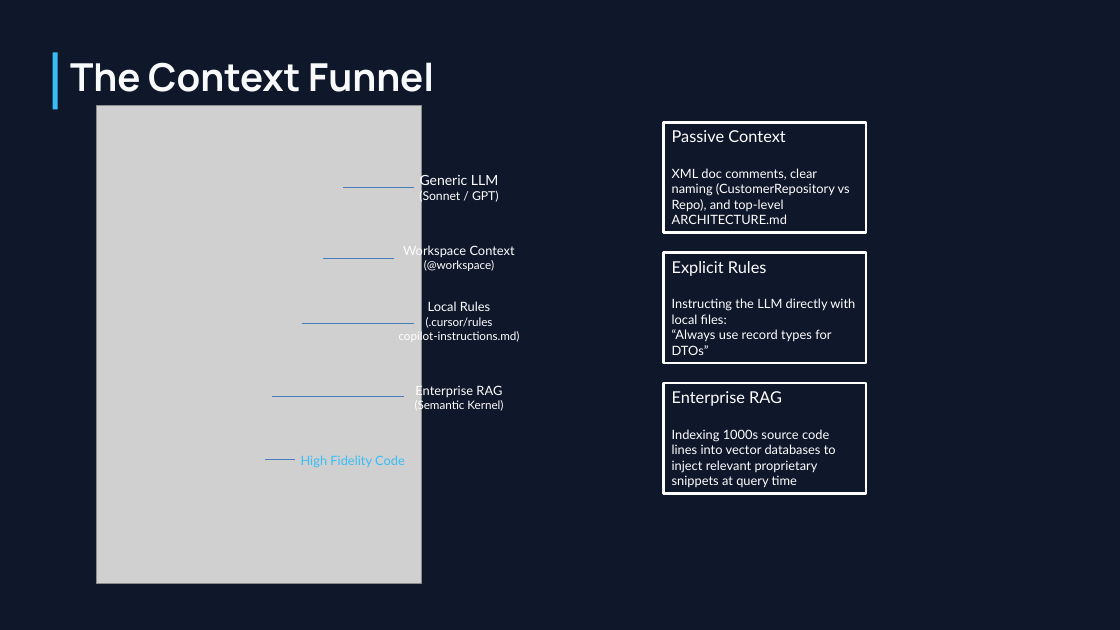
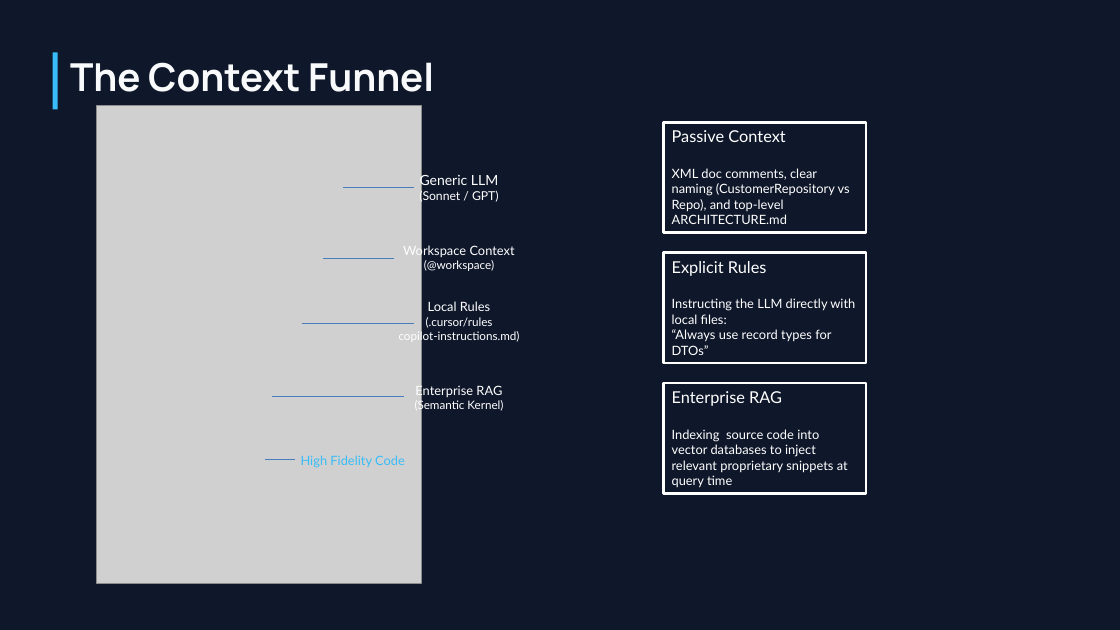
Before and after one commit to isaacrlevin/levin-talks, a slide deck: slide 20 of Navigating the New .NET Developer Experience.pptx. Drawn at 1120x630 pixels with LibreOffice and Linux fonts; fonts in the diff are those of the drawing; grey boxes stand for pictures. Boxes give left, top, right and bottom in pixels: in the first picture for what was removed or moved away, otherwise in the second. Text is boxed around its words. In the diff, an @@ line names an element or a change of style, - is before the commit and + after.

```diff
--- a/Navigating the New .NET Developer Experience.pptx
+++ b/Navigating the New .NET Developer Experience.pptx
@@ text in rectangle at box(672, 429, 848, 488): text changed @@
-Indexing 1000s source code lines into vector databases to inject relevant proprietary snippets at query time
+Indexing source code into vector databases to inject relevant proprietary snippets at query time
```
Also in this commit, not shown: 1 other slide changed, 1 slide removed, 4 other files.
